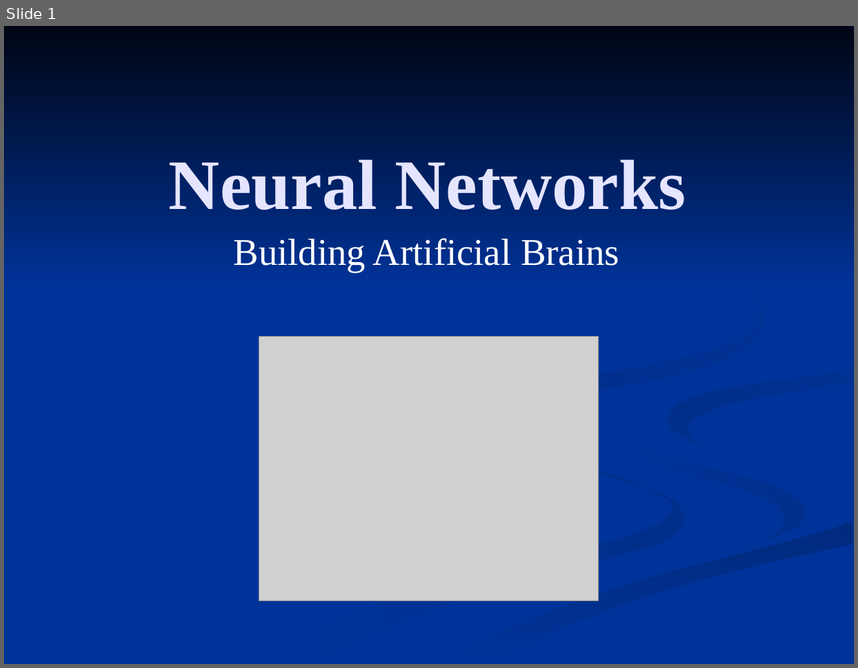
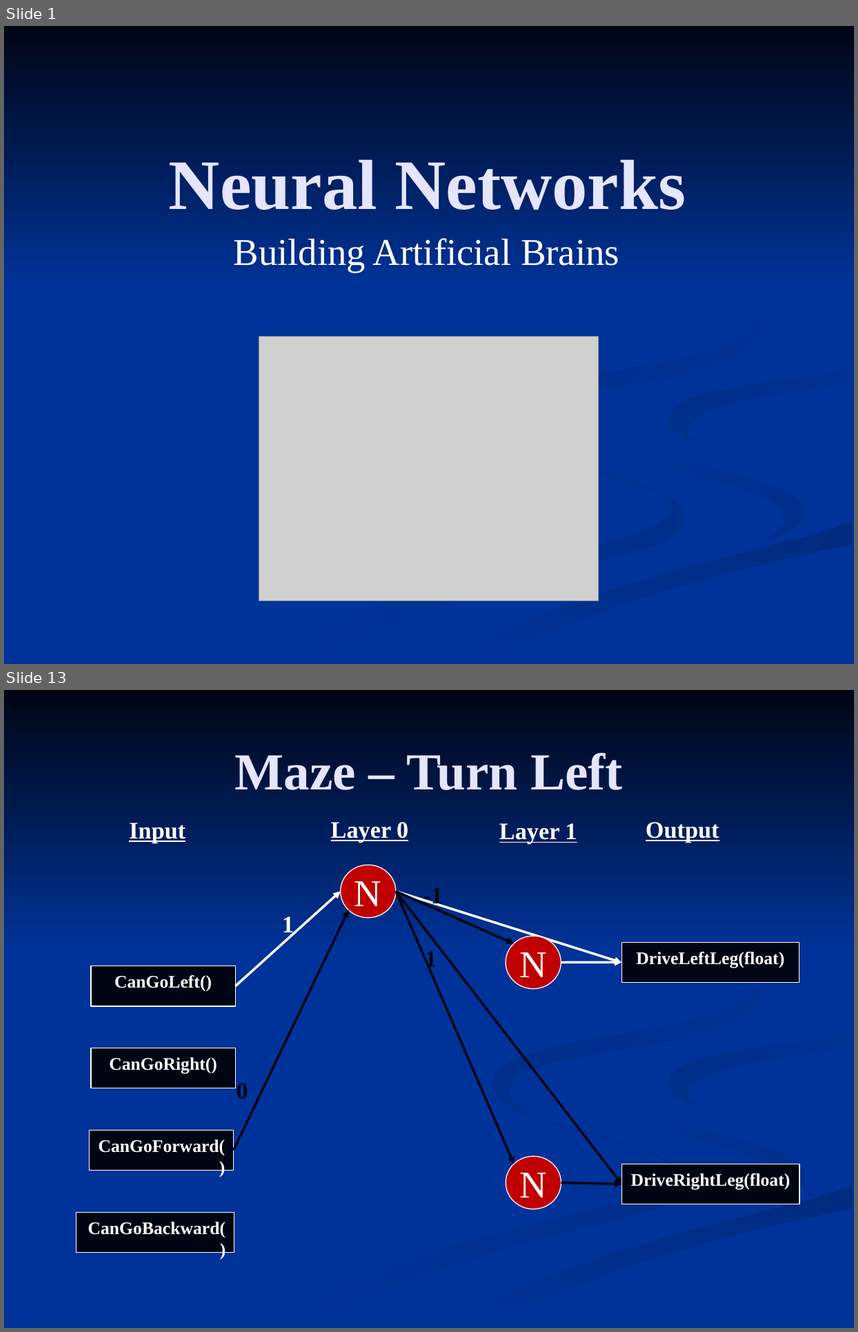
Before and after one commit to FleepyBeepy/Artificial-Intelligence, a slide deck: Lecture Slides/8.2 - Neural Networks.ppt. Shown one above the other, each under a label of ours: slide 1 before the commit, slides 1 and 13 after it; the slides between them are not shown. The pictures are 858x668 and 858x1332 pixels, drawn with LibreOffice and Linux fonts; fonts in the diff are those of the drawing; grey boxes stand for pictures. Boxes give left, top, right and bottom in pixels: in the first picture for what was removed or moved away, otherwise in the second. Text is boxed around its words. In the diff, an @@ line names an element or a change of style, - is before the commit and + after.

```diff
--- a/Lecture Slides/8.2 - Neural Networks.ppt
+++ b/Lecture Slides/8.2 - Neural Networks.ppt
@@ slide 13 added at bbox=[4, 690, 854, 1328], background #003399; not listed: 7 template elements that a slide beside it also shows @@
@@ title added at bbox=[234, 753, 623, 790], 44 pt, text #E5E5FF, bold @@
+Maze – Turn Left
@@ text added at bbox=[129, 822, 185, 843], 20 pt, text #FFFFFF, bold, underline @@
+Input
@@ text added at bbox=[331, 822, 408, 842], 20 pt, text #FFFFFF, bold, underline @@
+Layer 0
@@ text added at bbox=[499, 823, 577, 844], 20 pt, text #FFFFFF, bold, underline @@
+Layer 1
@@ text added at bbox=[646, 822, 720, 842], 20 pt, text #FFFFFF, bold, underline @@
+Output
@@ ellipse added at bbox=[341, 865, 396, 918], fill #C00000, outline #FFFFFF 0.74 pt, 32 pt, text #FFFFFF @@
+N
@@ arrow added from (235, 986) to (341, 891), #FFFFFF 2.01 pt @@
@@ arrow added from (396, 891) to (622, 1184), #000514 2.01 pt @@
@@ arrow added from (396, 891) to (622, 962), #FFFFFF 2.01 pt @@
@@ arrow added from (396, 891) to (514, 943), #000514 2.01 pt @@
@@ arrow added from (396, 891) to (514, 1163), #000514 2.01 pt @@
@@ text added at bbox=[424, 887, 444, 908], 20 pt, text #000514, bold @@
+-1
@@ arrow added from (234, 1150) to (348, 909), #000514 2.01 pt @@
@@ text added at bbox=[282, 916, 294, 937], 20 pt, text #FFFFFF, bold @@
+1
@@ ellipse added at bbox=[506, 936, 561, 988], fill #C00000, outline #FFFFFF 0.74 pt, 32 pt, text #FFFFFF @@
+N
@@ text added at bbox=[425, 951, 437, 972], 20 pt, text #000514, bold @@
+1
@@ rectangle added at bbox=[622, 943, 800, 983], fill #000514, outline #FFFFFF 0.74 pt, 15 pt, text #FFFFFF, bold @@
+DriveLeftLeg(float)
@@ rectangle added at bbox=[91, 965, 235, 1005], fill #000514, outline #FFFFFF 0.74 pt, 15 pt, text #FFFFFF, bold @@
+CanGoLeft()
@@ arrow added from (561, 962) to (622, 962), #FFFFFF 2.01 pt @@
@@ rectangle added at bbox=[91, 1048, 235, 1088], fill #000514, outline #FFFFFF 0.74 pt, 15 pt, text #FFFFFF, bold @@
+CanGoRight()
@@ text added at bbox=[237, 1083, 248, 1098], 20 pt, text #000514, bold @@
+0
@@ rectangle added at bbox=[89, 1130, 234, 1170], fill #000514, outline #FFFFFF 0.74 pt, 15 pt, text #FFFFFF, bold @@
+CanGoForward()
@@ ellipse added at bbox=[506, 1156, 561, 1209], fill #C00000, outline #FFFFFF 0.74 pt, 32 pt, text #FFFFFF @@
+N
@@ rectangle added at bbox=[622, 1163, 800, 1203], fill #000514, outline #FFFFFF 0.74 pt, 15 pt, text #FFFFFF, bold @@
+DriveRightLeg(float)
@@ arrow added from (561, 1182) to (622, 1184), #000514 2.01 pt @@
@@ rectangle added at bbox=[76, 1212, 234, 1252], fill #000514, outline #FFFFFF 0.74 pt, 15 pt, text #FFFFFF, bold @@
+CanGoBackward()
```
Also in this commit, not shown: 3 other slides changed, 12 other slides added, 2 slides removed, 1 other file.
